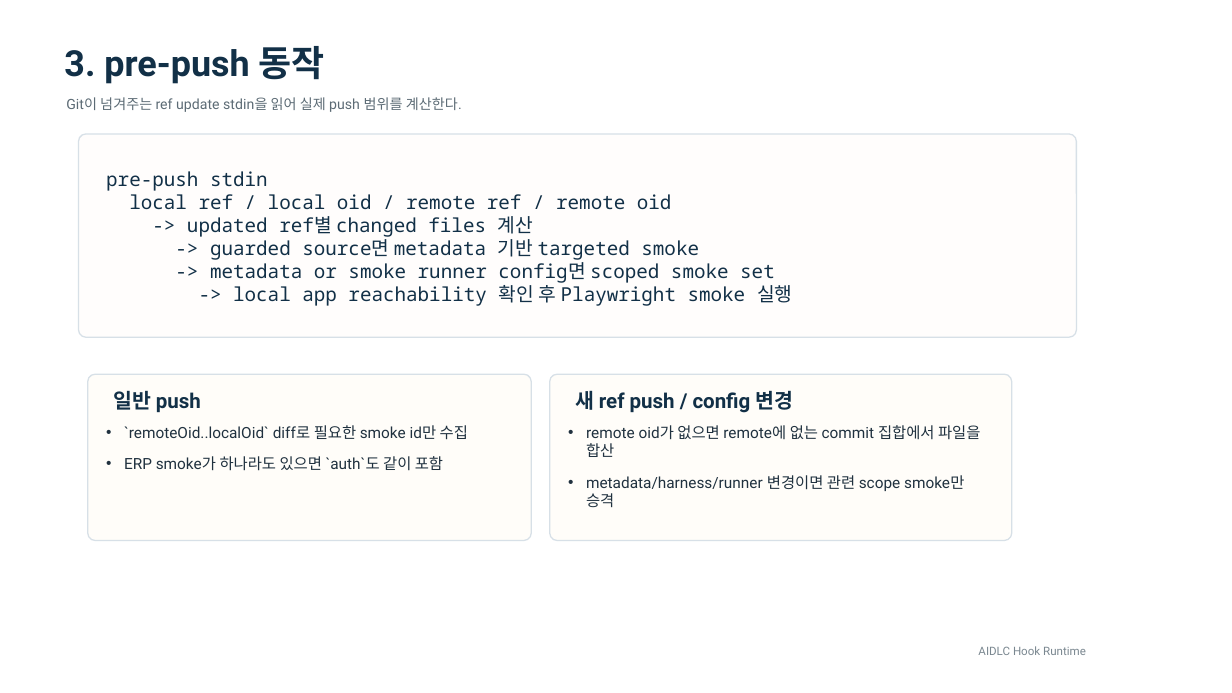
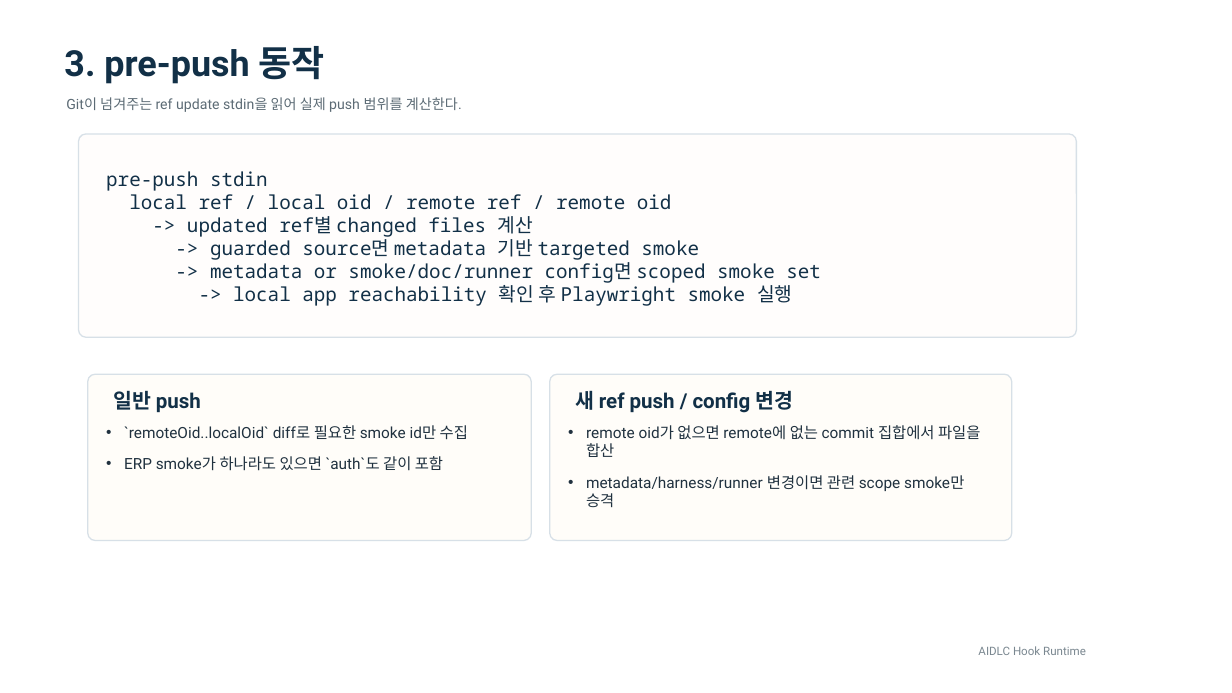
Before and after one commit to hosooregai-netizen/saftysite, a slide deck: slide 4 of docs/guardrails/aidlc-hooks-overview.pptx. Drawn at 1232x693 pixels with LibreOffice and Linux fonts; fonts in the diff are those of the drawing. Boxes give left, top, right and bottom in pixels: in the first picture for what was removed or moved away, otherwise in the second. Text is boxed around its words. In the diff, an @@ line names an element or a change of style, - is before the commit and + after.

Commit message:
feat: add metadata-driven smoke registry

```diff
--- a/docs/guardrails/aidlc-hooks-overview.pptx
+++ b/docs/guardrails/aidlc-hooks-overview.pptx
@@ text at (210,262,821,283): text changed @@
--> metadata or smoke runner config면 scoped smoke set
+-> metadata or smoke/doc/runner config면 scoped smoke set
```
Also in this commit, not shown: 6 other slides changed, 35 other files.
